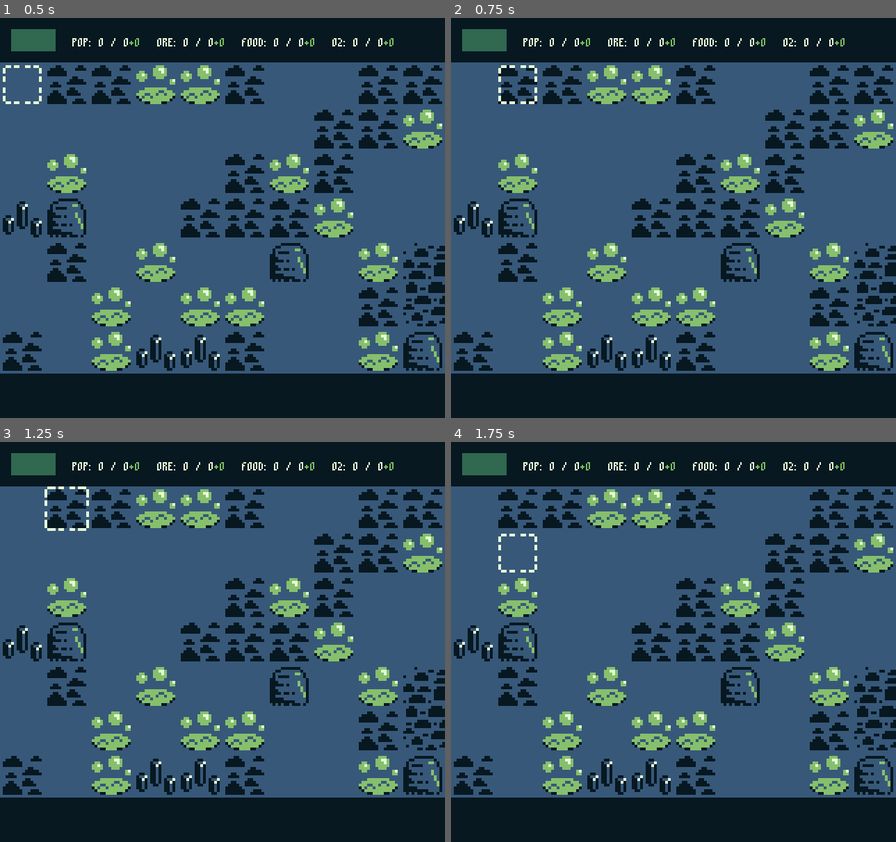
Above: before the commit, frames 1-4 (two rows, left to right).
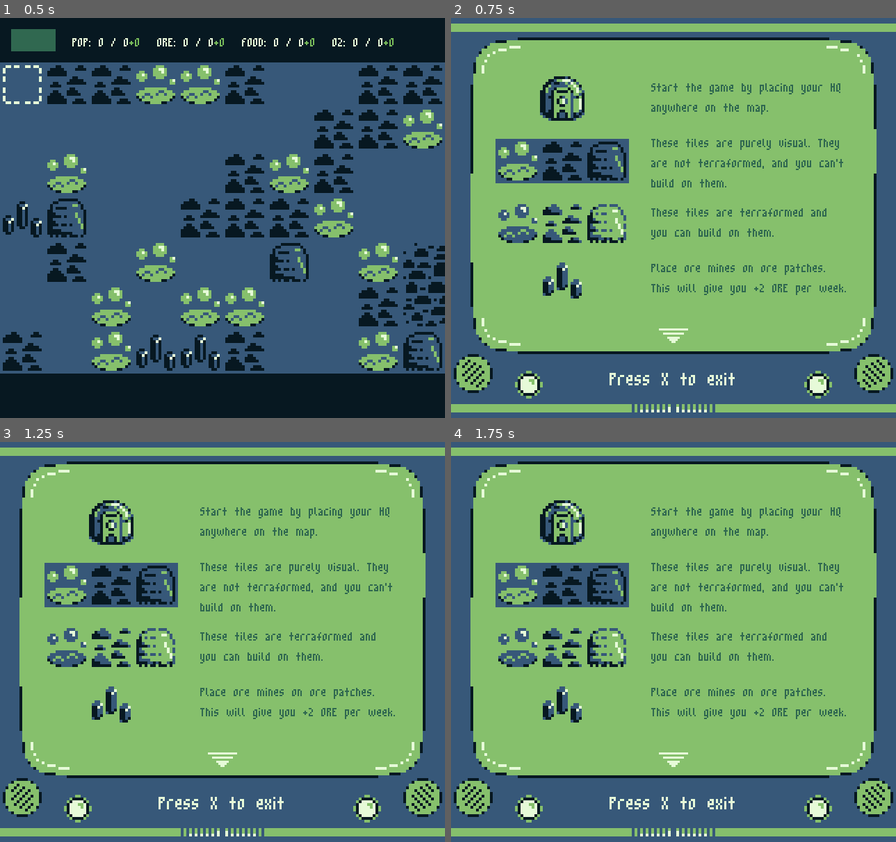
Above: after the commit, the same moments.

Repository: lrozanski/gb-jam-11_space
Game: Godot game, scene res://scenes/main.tscn
Two runs of this game, one before a commit and one after it. Both use one fixed random seed, a clock stepped at 60 frames per second and the inputs below.
Inputs:
- Up to frame 1 (0.5 s): no input
- Up to frame 2 (0.75 s): hold D (Right) from 0.53 s (still down); tap V (Select) at 0.6 s
- Up to frame 3 (1.25 s): keep holding D (Right); tap C (Start) at 0.8 s
- Up to frame 4 (1.75 s): tap X (Cancel) at 1.25 s; release D (Right) at 1.28 s; hold S (Down) from 1.28 s (still down); tap C (Start) at 1.35 s; tap V (Select) at 1.55 s

Frame 1 is identical in both runs. In frame 2, 83% of the frame differs, in the area x 0-100%, y 0-100%; in frame 3, 83%; in frame 4, 83%.

Commit message:
Implemented the help screen during gameplay

Diff:
--- a/GameManager.gd
+++ b/GameManager.gd
@@ -27,3 +27,11 @@
 func _check_victory_condition():
 	if map.get_used_cells(0).all(_is_tile_terraformed):
 		get_tree().change_scene_to_file("res://scenes/victory_screen.tscn")
+
+
+func pause():
+	get_tree().paused = true
+
+
+func unpause():
+	get_tree().paused = false
--- a/scenes/main.tscn
+++ b/scenes/main.tscn
@@ -20,6 +20,10 @@
 [ext_resource type="PackedScene" uid="uid://b8sjssrhc3brr" path="res://ui/help_screen.tscn" id="18_f3ybl"]
 
 [node name="Scene" type="Node2D"]
+
+[node name="HelpScreen" parent="." instance=ExtResource("18_f3ybl")]
+unique_name_in_owner = true
+visible = false
 
 [node name="GameManager" parent="." instance=ExtResource("1_3hkpm")]
 unique_name_in_owner = true
@@ -55,6 +59,7 @@
 unique_name_in_owner = true
 
 [node name="UI_Manager" parent="." instance=ExtResource("10_0japa")]
+process_mode = 3
 
 [node name="BaseManager" parent="." instance=ExtResource("12_m4xho")]
 
@@ -79,6 +84,3 @@
 stream = ExtResource("17_dgqgm")
 volume_db = -5.0
 pitch_scale = 1.2
-
-[node name="HelpScreen" parent="." instance=ExtResource("18_f3ybl")]
-visible = false
--- a/ui/UI_Manager.gd
+++ b/ui/UI_Manager.gd
@@ -8,6 +8,8 @@
 @onready var cursor: Cursor = $"%Cursor"
 @onready var building_panel: BuildingPanel = $"%StatusBar/%BuildingPanel"
 @onready var remove_building_panel: RemoveBuildingPanel = $"%StatusBar/%RemoveBuildingPanel"
+@onready var game_manager: GameManager = $"%GameManager"
+@onready var help_screen: HelpScreen = $"%HelpScreen"
 
 
 func _on_building_panel_open(is_ore_patch: bool):
@@ -61,3 +63,12 @@
 
 	remove_building_panel.connect("removal_confirmed", _on_remove_building_panel_close, CONNECT_DEFERRED)
 	remove_building_panel.connect("removal_canceled", _on_remove_building_panel_close, CONNECT_DEFERRED)
+
+
+func _process(_delta):
+	if !help_screen.visible && Input.is_action_just_pressed("Select"):
+		help_screen.visible = true
+		game_manager.pause()
+	elif help_screen.visible && Input.is_action_just_pressed("Cancel"):
+		help_screen.visible = false
+		game_manager.unpause()
--- a/ui/help_screen.gd
+++ b/ui/help_screen.gd
@@ -12,8 +12,18 @@
 
 
 func _ready():
+	connect("visibility_changed", _reset)
+
 	pages = get_node("VBoxContainer/Content").get_children()
 	max_page_index = pages.size() - 1
+	_update_arrows()
+
+
+func _reset():
+	pages[page].visible = false
+	pages[0].visible = true
+
+	page = 0
 	_update_arrows()
 
 
--- a/ui/help_screen.tscn
+++ b/ui/help_screen.tscn
@@ -18,7 +18,9 @@
 [ext_resource type="Texture2D" uid="uid://3kdmawlblux7" path="res://ui/icons/air_filter.tres" id="13_wfkya"]
 
 [node name="HelpScreen" type="TextureRect"]
-z_index = 1
+process_mode = 2
+z_index = 10
+z_as_relative = false
 offset_right = 640.0
 offset_bottom = 576.0
 theme = ExtResource("1_5v1nf")
